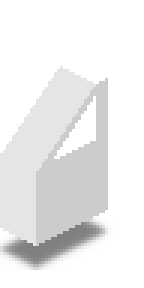
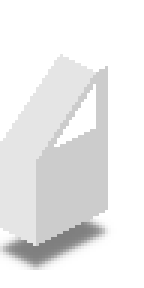
Comparing the layer stacks of the two (144, 288) images. Changes:
painted on "Roof" over [63, 57, 105, 84]
renamed "Front copy #1" to "Front", painted on it over [0, 54, 96, 171]
painted on "Side" over [36, 66, 108, 171]
